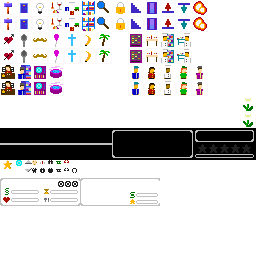
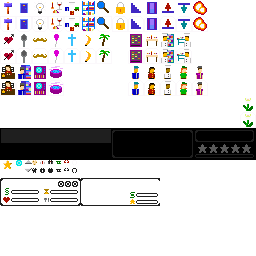
Layers edited between the first and the second 256 × 256 image:
painted on "hud.png" over (0, 129, 254, 206)
